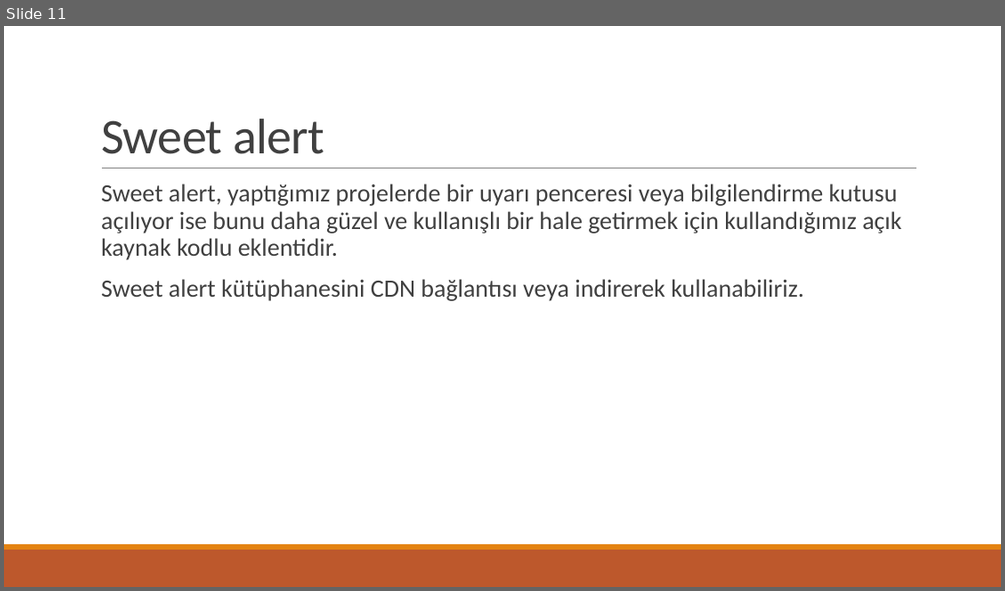
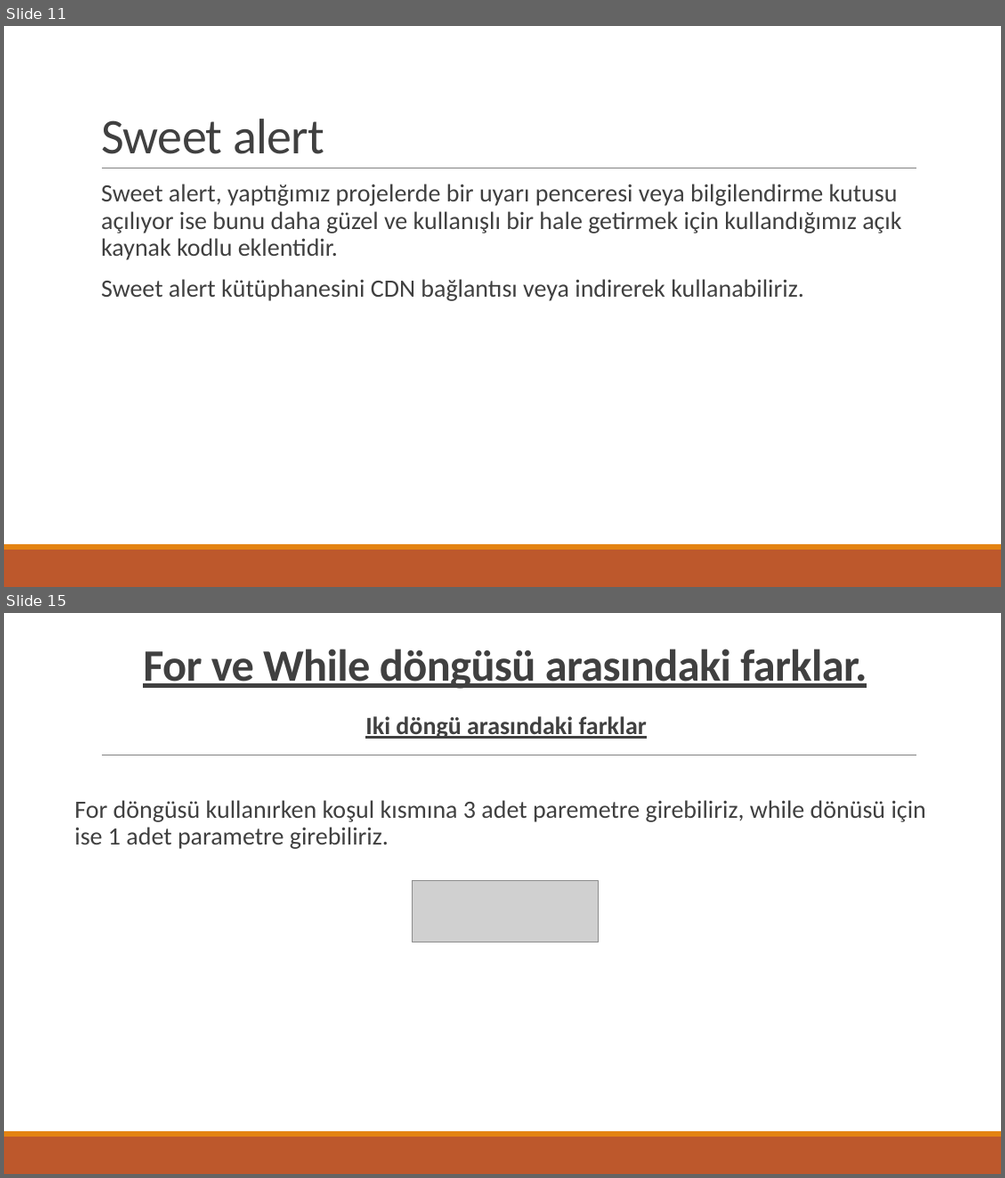
Before and after one commit to TechCareer-FrontEnd-1/tubisad-frontend-Ugur-Mert, a slide deck: Homework(research).pptx. Shown one above the other, each under a label of ours: slide 11 before the commit, slides 11 and 15 after it; the slides between them are not shown. The pictures are 1005x591 and 1005x1178 pixels, drawn with LibreOffice and Linux fonts; fonts in the diff are those of the drawing; grey boxes stand for pictures. Boxes give left, top, right and bottom in pixels: in the first picture for what was removed or moved away, otherwise in the second. Text is boxed around its words. In the diff, an @@ line names an element or a change of style, - is before the commit and + after.

Commit message:
for ve while döngüsü arasındaki farklar

```diff
--- a/Homework(research).pptx
+++ b/Homework(research).pptx
@@ slide 15 added at box(4, 613, 1001, 1174), background #FFFFFF; not listed: 3 template elements that a slide beside it also shows @@
@@ title added at box(143, 649, 866, 689), 43.2 pt, text #404040, bold, underline @@
+For ve While döngüsü arasındaki farklar.
@@ text added at box(74, 716, 926, 849), 24 pt, text #404040 @@
+  Iki döngü arasındaki farklar
+  For döngüsü kullanırken koşul kısmına 3 adet paremetre girebiliriz, while dönüsü için ise 1 adet parametre girebiliriz.
@@ picture added at box(413, 880, 598, 942) @@
```
Also in this commit, not shown: 3 other slides added.
